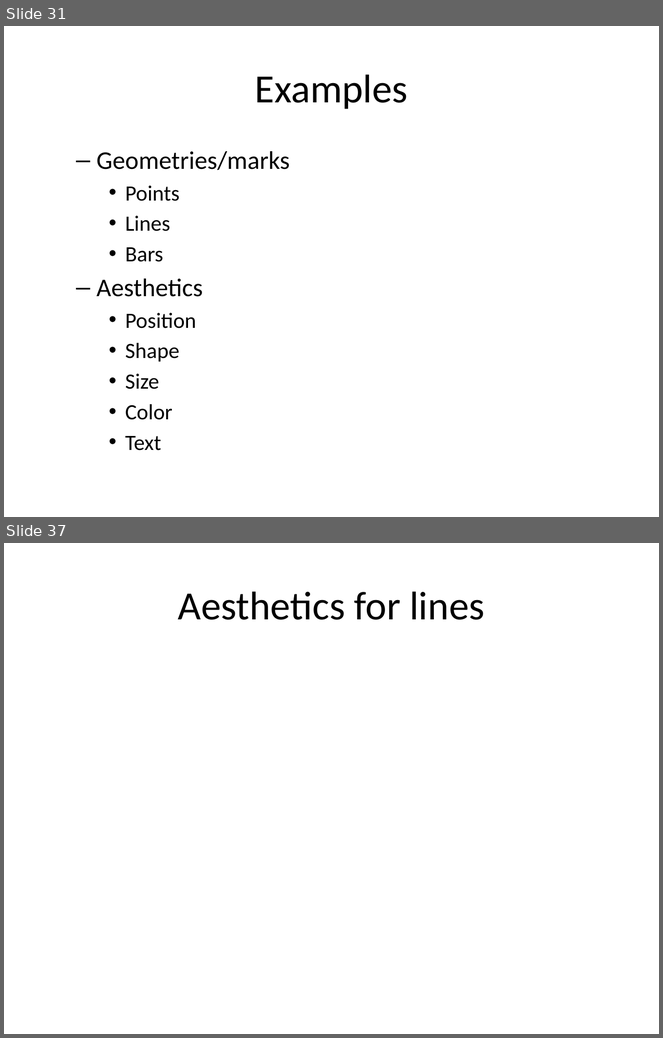
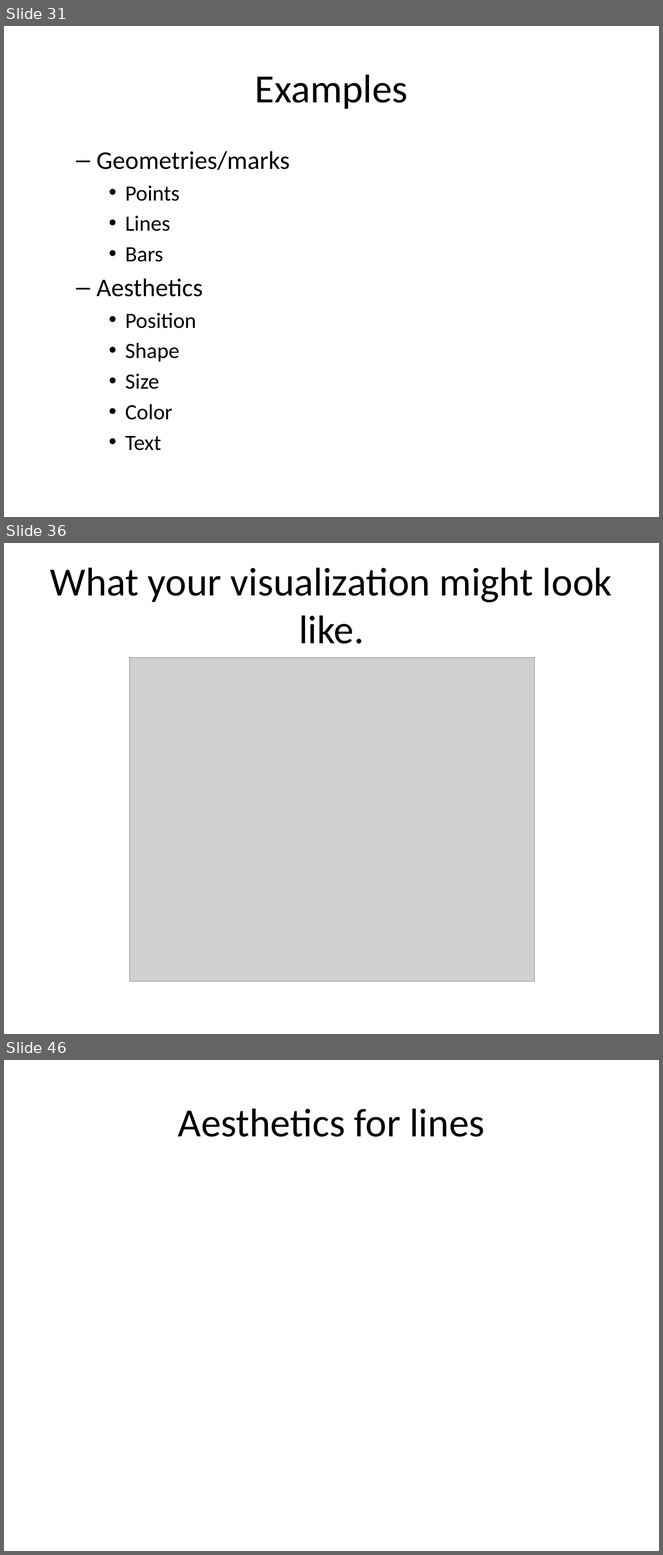
Before and after one commit to pmean/data-visualization, a slide deck: src/data-visualization.pptx. Shown one above the other, each under a label of ours: slides 31 and 37 before the commit, slides 31, 36 and 46 after it; the slides between them are not shown. The pictures are 663x1038 and 663x1555 pixels, drawn with LibreOffice and Linux fonts; fonts in the diff are those of the drawing; grey boxes stand for pictures. Boxes give left, top, right and bottom in pixels: in the first picture for what was removed or moved away, otherwise in the second. Text is boxed around its words. In the diff, an @@ line names an element or a change of style, - is before the commit and + after.

```diff
--- a/src/data-visualization.pptx
+++ b/src/data-visualization.pptx
@@ slide 36 added at (4, 543, 659, 1034), background #FFFFFF @@
@@ title added at (50, 567, 612, 644), 44 pt, text #000000 @@
+What your visualization might look like.
@@ picture added at (130, 657, 535, 981) @@
@@ what was slide 37 is now slide 46 @@
```
Also in this commit, not shown: 1 slide changed, 8 other slides added, 16 other files.
